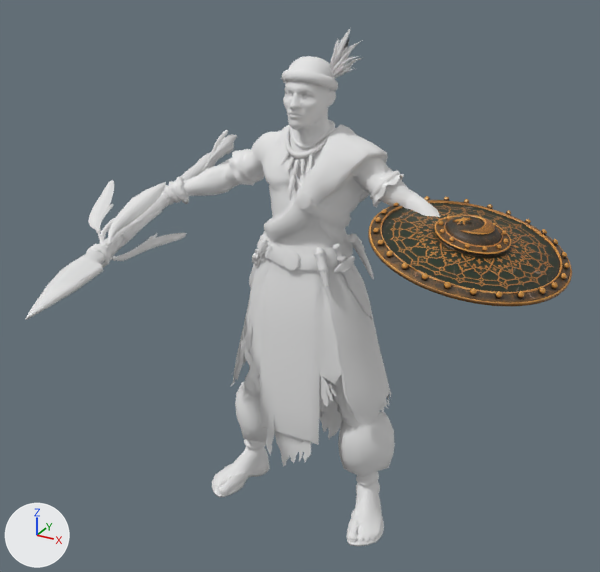
A saved change to the Blender file ArtSource/Blender/Buwaka_Studio.blend.
One viewpoint serves both versions: a 50 mm camera at (0.722, -1.371, 1.172) aimed at (0.013, -0.082, 0.528). The lights are fixed; the arrows at lower left show +X, +Y and +Z. The older version comes first.

The scene before the commit, as lines of its bpy script (objects in view):
```python
me_buwaka_body = bpy.data.meshes.new('Buwaka_Body')
me_buwaka_body.from_pydata(...)  # 5450 vertices, 5884 faces; spans x -0.399..0.399, y -0.137..0.137, z 0.0..1.0
me_buwaka_body.materials.append(mat_buwaka_body)  # white #e7e7e7
me_buwaka_shield_l = bpy.data.meshes.new('Buwaka_Shield_L')
me_buwaka_shield_l.from_pydata(...)  # 5266 vertices, 5541 faces; spans x -0.175..0.175, y -0.02..0.037, z -0.217..0.133
me_buwaka_shield_l.materials.append(mat_buwaka_shield)
me_buwaka_spear_r = bpy.data.meshes.new('Buwaka_Spear_R')
me_buwaka_spear_r.from_pydata(...)  # 5746 vertices, 6018 faces; spans x -0.064..0.076, y -0.073..0.068, z -0.495..0.605
me_buwaka_spear_r.materials.append(mat_buwaka_spear)  # its picture is missing
ob_buwaka_body = bpy.data.objects.new('Buwaka_Body', me_buwaka_body)
ob_buwaka_body.location = (0.0, 0.0, 0.0)
ob_buwaka_shield_l = bpy.data.objects.new('Buwaka_Shield_L', me_buwaka_shield_l)
ob_buwaka_shield_l.location = (0.321, -0.102, 0.675)
ob_buwaka_shield_l.rotation_euler = (1.571, 0.196, -0.359)  # degrees (90, 11, -21)
ob_buwaka_spear_r = bpy.data.objects.new('Buwaka_Spear_R', me_buwaka_spear_r)
ob_buwaka_spear_r.location = (-0.321, -0.04, 0.648)
ob_buwaka_spear_r.rotation_euler = (1.571, -1.767, 0.301)  # degrees (90, -101, 17)
```
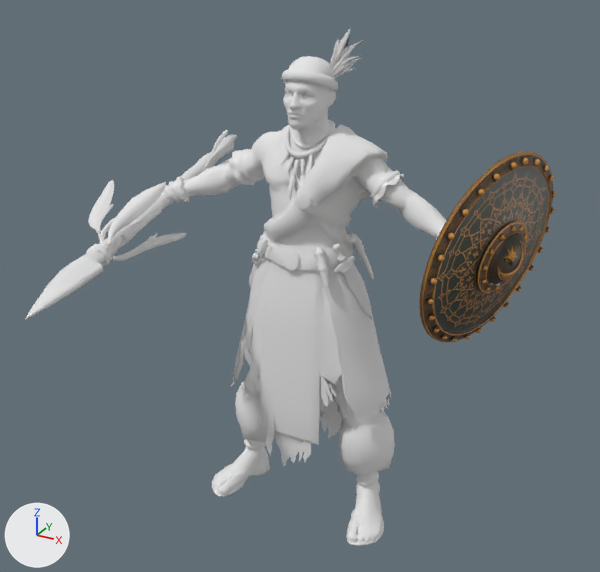
Location of each change, [x1, y1, x2, y2] in pixels of the pictures (600 x 572 px):
'Buwaka_Shield_L', moved, turned
    before: [368, 196, 572, 306]
    after: [419, 152, 556, 343]

Diff of the bpy script that builds the scene:
```diff
--- a/ArtSource/Blender/Buwaka_Studio.blend.py
+++ b/ArtSource/Blender/Buwaka_Studio.blend.py
@@ ob_buwaka_shield_l @@
 ob_buwaka_shield_l = bpy.data.objects.new('Buwaka_Shield_L', me_buwaka_shield_l)
-ob_buwaka_shield_l.location = (0.321, -0.102, 0.675)
-ob_buwaka_shield_l.rotation_euler = (1.571, 0.196, -0.359)  # degrees (90, 11, -21)
+ob_buwaka_shield_l.location = (0.376, -0.122, 0.663)
+ob_buwaka_shield_l.rotation_euler = (1.518, 1.75, -0.359)  # degrees (87, 100, -21)
```
